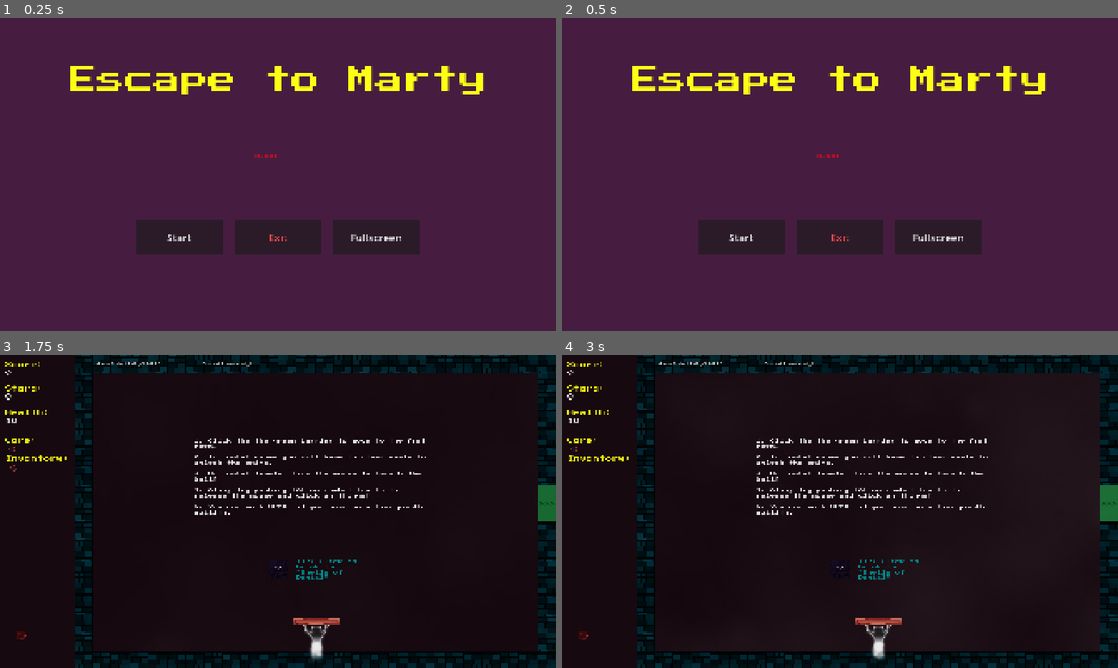
Above: before the commit, frames 1-4 (two rows, left to right).
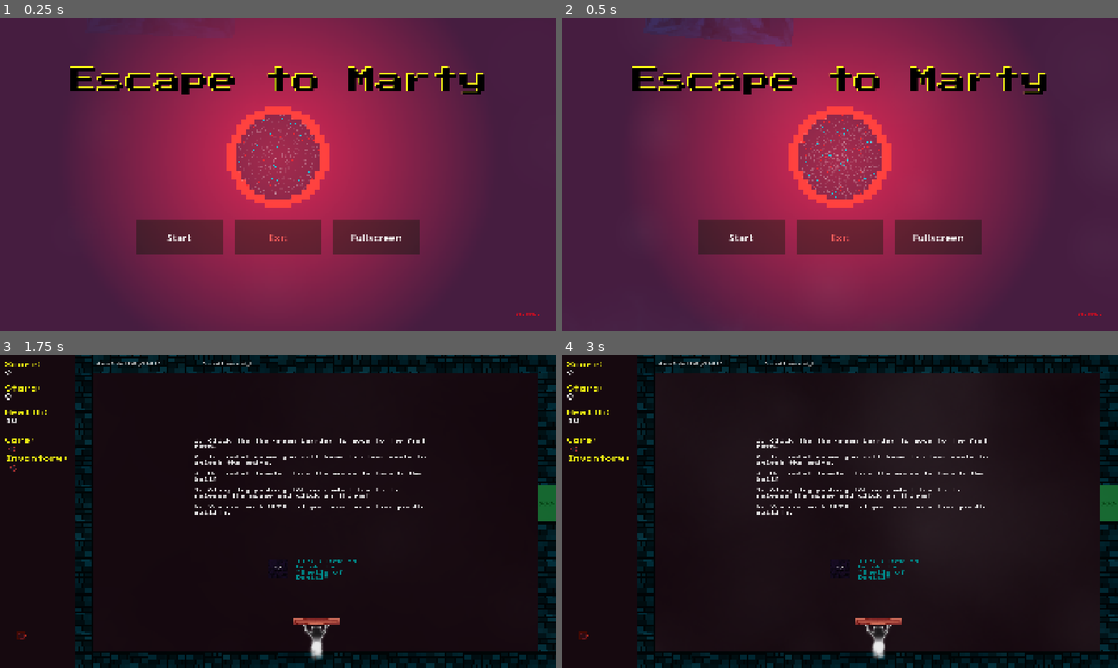
Above: after the commit, the same moments.

Repository: lostpoet999/escape_to_marty
Game: Godot game, scene res://scenes_and_scripts/ui_main_menu/main_menu.tscn
Same seed, same stepped clock (60 frames per second), same inputs: the game is played once before the commit and once after it. Sound files missing from this copy of the repository are replaced by a short silence.
Inputs (mouse positions are in pixels of both pictures, inside the frame that each line leads up to):
- Up to frame 1 (0.25 s): no input
- Up to frame 2 (0.5 s): no input
- Up to frame 3 (1.75 s): click "Start" at 0.5 s; click (11, 448) at 1.27 s
- Up to frame 4 (3 s): click (573, 467) at 2.02 s; click (573, 448) at 2.75 s

The runs differ from the first frame. In frame 1, 57% of the frame differs, in the area x 12-97%, y 0-100%; in frame 2, 57%; in frame 3, less than 0.1%; in frame 4, less than 0.1%.

Commit message:
add juice to title screen

Diff:
--- a/scenes_and_scripts/ui_main_menu/main_menu.tscn
+++ b/scenes_and_scripts/ui_main_menu/main_menu.tscn
@@ -2,9 +2,39 @@
 
 [ext_resource type="Script" uid="uid://cp7hqckie8gkd" path="res://scenes_and_scripts/ui_main_menu/main_menu.gd" id="1_2ax67"]
 [ext_resource type="FontFile" uid="uid://ce5jk1ok7f4r5" path="res://label_settings_and_fonts/fonts/PressStart2P-Regular.ttf" id="2_font"]
+[ext_resource type="Material" uid="uid://ba7fs15txmy5s" path="res://scenes_and_scripts/backgrounds/misty-particle-material.tres" id="2_hujsa"]
+[ext_resource type="Texture2D" uid="uid://wi34v2345ihn" path="res://scenes_and_scripts/bricks/brick-gemstone-facets.png" id="3_jl0n4"]
+[ext_resource type="Texture2D" uid="uid://befajfg1phsl6" path="res://scenes_and_scripts/player/player_ghost_particles.png" id="4_jl0n4"]
+[ext_resource type="PackedScene" uid="uid://ld8u6g3nsn62" path="res://scenes_and_scripts/ball/ball.tscn" id="5_78bc0"]
+
+[sub_resource type="Gradient" id="Gradient_nf3nx"]
+colors = PackedColorArray(1, 1, 1, 1, 1, 1, 1, 0)
+metadata/_snap_enabled = true
+
+[sub_resource type="GradientTexture2D" id="GradientTexture2D_s6e4g"]
+gradient = SubResource("Gradient_nf3nx")
+width = 256
+height = 256
+fill = 1
+fill_from = Vector2(0.5, 0.5)
+fill_to = Vector2(0.5, 0)
+
+[sub_resource type="Gradient" id="Gradient_ghq2i"]
+offsets = PackedFloat32Array(0, 0.5, 1)
+colors = PackedColorArray(1, 1, 1, 0, 1, 1, 1, 0.1764706, 1, 1, 1, 0)
+metadata/_snap_enabled = true
+
+[sub_resource type="Gradient" id="Gradient_7tfad"]
+offsets = PackedFloat32Array(0, 0.5, 1)
+colors = PackedColorArray(1, 1, 1, 0, 1, 1, 1, 1, 1, 1, 1, 0)
+metadata/_snap_enabled = true
+
+[sub_resource type="Gradient" id="Gradient_0s63k"]
+offsets = PackedFloat32Array(0, 0.1, 0.2, 0.3, 0.4, 0.5, 0.6, 0.7, 0.8, 0.9, 1)
+colors = PackedColorArray(0, 1, 0, 1, 0.0627451, 0.0627451, 1, 1, 1, 0.16862746, 0.16862746, 1, 1, 1, 0.27058825, 1, 0.3764706, 1, 1, 1, 0.47843137, 0, 0.47843137, 1, 0.58431375, 0.58431375, 0, 1, 1, 1, 0, 1, 0.09019608, 0.9764706, 0.7921569, 1, 0.8959334, 0.8959334, 0.8959334, 1, 1, 1, 1, 1)
+metadata/_snap_enabled = true
 
 [sub_resource type="LabelSettings" id="LabelSettings_exyef"]
-font_size = 16
 font_color = Color(1, 0.02745098, 0.08235294, 1)
 
 [node name="MainMenu" type="Control" unique_id=243921106]
@@ -25,6 +55,65 @@
 grow_vertical = 2
 color = Color(0.27450982, 0.11372549, 0.2509804, 1)
 
+[node name="white particles" type="CPUParticles2D" parent="." unique_id=1566472420]
+material = ExtResource("2_hujsa")
+position = Vector2(960, 400)
+amount = 256
+texture = SubResource("GradientTexture2D_s6e4g")
+lifetime = 5.0
+emission_shape = 3
+emission_rect_extents = Vector2(1000, 1000)
+direction = Vector2(1, 1)
+spread = 180.0
+gravity = Vector2(0, 0)
+initial_velocity_min = 10.0
+initial_velocity_max = 100.0
+angular_velocity_min = -20.0
+angular_velocity_max = 20.0
+scale_amount_min = 0.5
+scale_amount_max = 2.0
+color_ramp = SubResource("Gradient_ghq2i")
+hue_variation_min = -1.0
+hue_variation_max = 1.0
+
+[node name="gem particles" type="CPUParticles2D" parent="." unique_id=319189802]
+position = Vector2(960, -400)
+amount = 64
+texture = ExtResource("3_jl0n4")
+lifetime = 4.0
+emission_shape = 3
+emission_rect_extents = Vector2(1000, 200)
+direction = Vector2(0, 1)
+spread = 0.0
+gravity = Vector2(0, 0)
+initial_velocity_min = 64.0
+initial_velocity_max = 64.0
+angular_velocity_min = -15.0
+angular_velocity_max = 15.0
+scale_amount_min = 8.0
+scale_amount_max = 8.0
+color_ramp = SubResource("Gradient_7tfad")
+color_initial_ramp = SubResource("Gradient_0s63k")
+
+[node name="bottom particles" type="CPUParticles2D" parent="." unique_id=642984877]
+position = Vector2(960, 1500)
+amount = 64
+texture = ExtResource("4_jl0n4")
+lifetime = 4.0
+emission_shape = 3
+emission_rect_extents = Vector2(1000, 200)
+direction = Vector2(0, -1)
+spread = 0.0
+gravity = Vector2(0, 0)
+initial_velocity_min = 64.0
+initial_velocity_max = 64.0
+angular_velocity_min = -15.0
+angular_velocity_max = 15.0
+scale_amount_min = 4.0
+scale_amount_max = 4.0
+color_ramp = SubResource("Gradient_7tfad")
+color_initial_ramp = SubResource("Gradient_0s63k")
+
 [node name="VBoxContainer" type="VBoxContainer" parent="." unique_id=121057991]
 layout_mode = 1
 anchors_preset = 15
@@ -38,7 +127,7 @@
 size_flags_vertical = 3
 size_flags_stretch_ratio = 2.0
 
-[node name="Title" type="Label" parent="VBoxContainer/TitleContainer" unique_id=640680555]
+[node name="Yellow Title" type="Label" parent="VBoxContainer/TitleContainer" unique_id=640680555]
 layout_mode = 2
 size_flags_vertical = 8
 theme_override_colors/font_color = Color(1, 1, 0.0784314, 1)
@@ -46,6 +135,18 @@
 theme_override_font_sizes/font_size = 96
 text = "Escape to Marty"
 
+[node name="Black Title" type="Label" parent="VBoxContainer/TitleContainer/Yellow Title" unique_id=1063380365]
+layout_mode = 0
+offset_left = 4.0
+offset_top = 3.0
+offset_right = 1444.0
+offset_bottom = 99.0
+size_flags_vertical = 8
+theme_override_colors/font_color = Color(0, 0, 0, 1)
+theme_override_fonts/font = ExtResource("2_font")
+theme_override_font_sizes/font_size = 96
+text = "Escape to Marty"
+
 [node name="ButtonContainer" type="HBoxContainer" parent="VBoxContainer" unique_id=1755409713]
 layout_mode = 2
 size_flags_vertical = 3
@@ -80,12 +181,19 @@
 
 [node name="Label" type="Label" parent="." unique_id=825310730]
 layout_mode = 0
-offset_left = 878.0
-offset_top = 464.0
-offset_right = 961.0
-offset_bottom = 487.0
+offset_left = 1781.0
+offset_top = 1009.0
+offset_right = 1864.0
+offset_bottom = 1032.0
 text = "DEV BUILD"
 label_settings = SubResource("LabelSettings_exyef")
+horizontal_alignment = 1
+vertical_alignment = 2
+
+[node name="Ball (without script)" parent="." unique_id=1220836699 instance=ExtResource("5_78bc0")]
+position = Vector2(960, 480)
+scale = Vector2(16, 16)
+script = null
 
 [connection signal="pressed" from="VBoxContainer/ButtonContainer/Start Button" to="." method="_on_start_button_pressed"]
 [connection signal="pressed" from="VBoxContainer/ButtonContainer/Exit Button" to="." method="_on_exit_button_pressed"]
